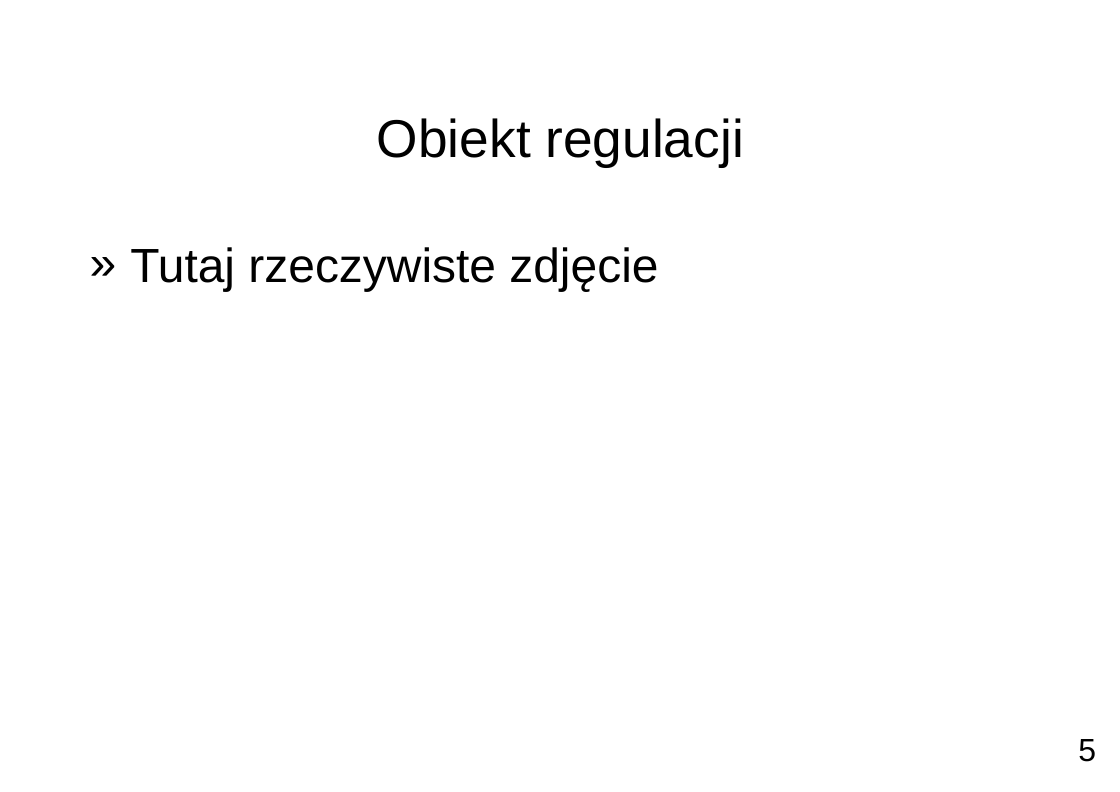
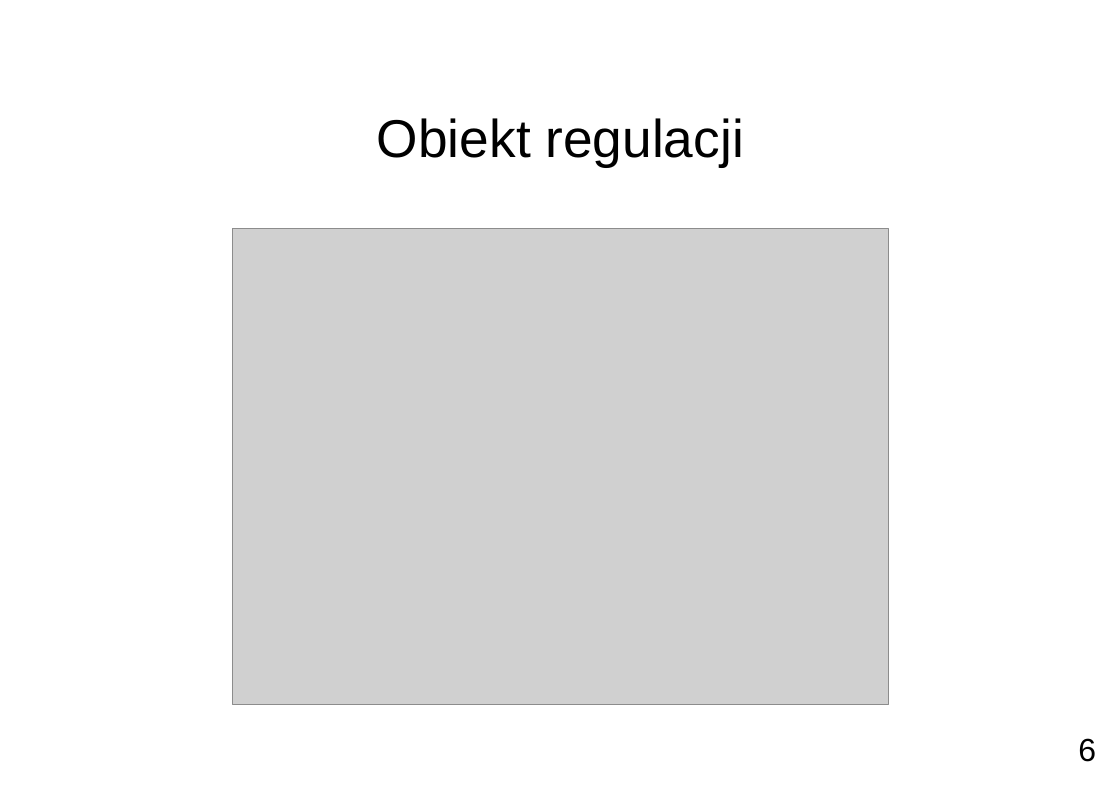
Before and after one commit to pbanaszkiewicz/msc-thesis, a slide deck: slide 6 of presentation/main.odp (slide 5 before the commit). Drawn at 1120x792 pixels with LibreOffice and Linux fonts; fonts in the diff are those of the drawing; grey boxes stand for pictures; background and template pictures are left out. Boxes give left, top, right and bottom in pixels: in the first picture for what was removed or moved away, otherwise in the second. Text is boxed around its words. In the diff, an @@ line names an element or a change of style, - is before the commit and + after.

```diff
--- a/presentation/main.odp
+++ b/presentation/main.odp
@@ picture added at [232, 229, 888, 705] @@
@@ text removed at [130, 247, 658, 291] @@
-» Tutaj rzeczywiste zdjęcie
@@ page number at [1078, 738, 1096, 762]: text changed @@
-5
+6
```
Also in this commit, not shown: 11 other slides changed, 6 slides added, 2 slides removed, 15 other files.
